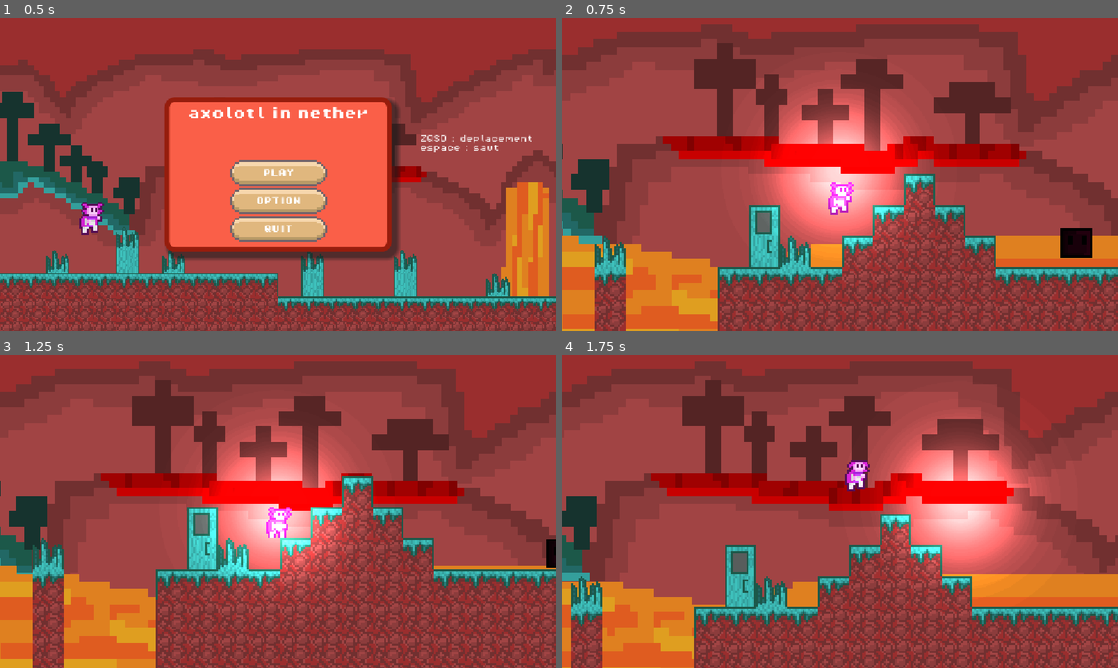
Above: before the commit, frames 1-4 (two rows, left to right).
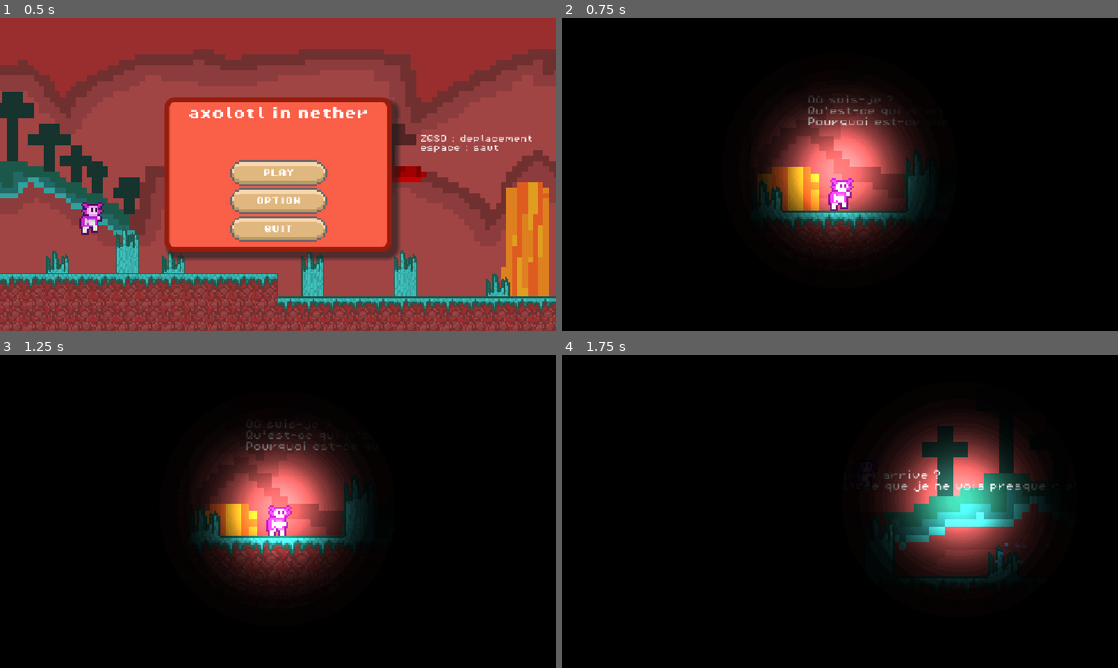
Above: after the commit, the same moments.

Repository: SashMuch/Axolotl-in-Nether
Game: Godot game, scene res://scene/main_menu.tscn
Two runs of this game, one before a commit and one after it. Both use one fixed random seed, a clock stepped at 60 frames per second and the inputs below.
Inputs (mouse positions are in pixels of both pictures, inside the frame that each line leads up to):
- Up to frame 1 (0.5 s): no input
- Up to frame 2 (0.75 s): click "PLAY" at 0.5 s
- Up to frame 3 (1.25 s): no input
- Up to frame 4 (1.75 s): tap Enter (ui_accept) at 1.25 s; move the mouse to (962, 495) at 1.27 s; hold D (droite) from 1.28 s (still down); tap S (dash) at 1.35 s; click (962, 495) at 1.42 s; tap Space (saut) at 1.52 s

Frame 1 is identical in both runs. In frame 2, 99% of the frame differs, in the area x 0-100%, y 0-100%; in frame 3, 100%; in frame 4, 100%.

Commit message:
version 9

Diff:
--- a/scene/world_a_1.tscn
+++ b/scene/world_a_1.tscn
@@ -78,7 +78,7 @@
 
 [node name="player" parent="." unique_id=1186010361 instance=ExtResource("2_q4oo8")]
 z_index = 1
-position = Vector2(2655, 221)
+position = Vector2(-18, 26)
 collision_layer = 4
 
 [node name="platforme" parent="." unique_id=1666111731 instance=ExtResource("9_x1yic")]
@@ -209,7 +209,6 @@
 hide_sprite = true
 
 [node name="CanvasModulate" type="CanvasModulate" parent="." unique_id=2050879453]
-visible = false
 color = Color(0, 0, 0, 1)
 
 [node name="Label" type="Label" parent="." unique_id=651227061]
